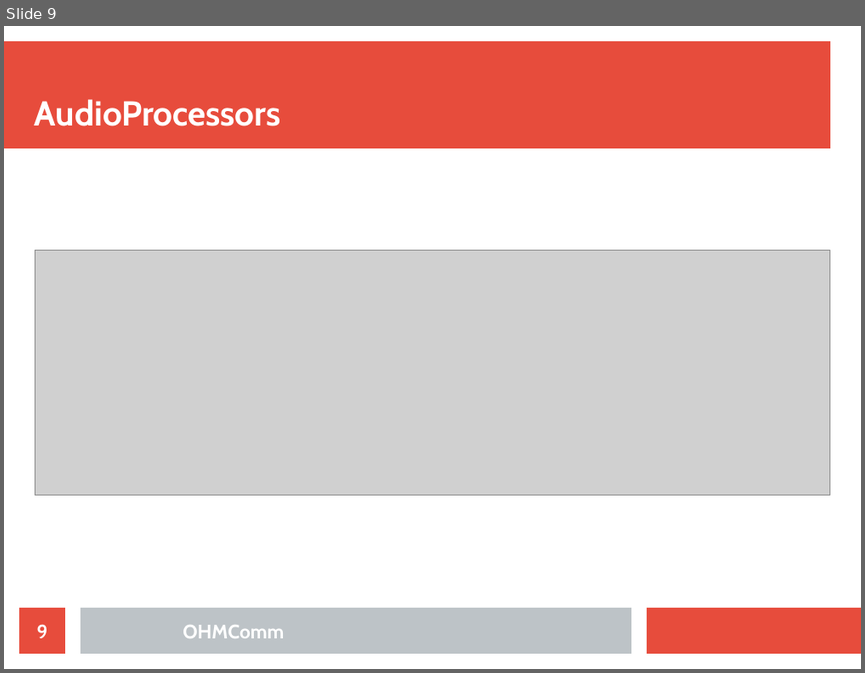
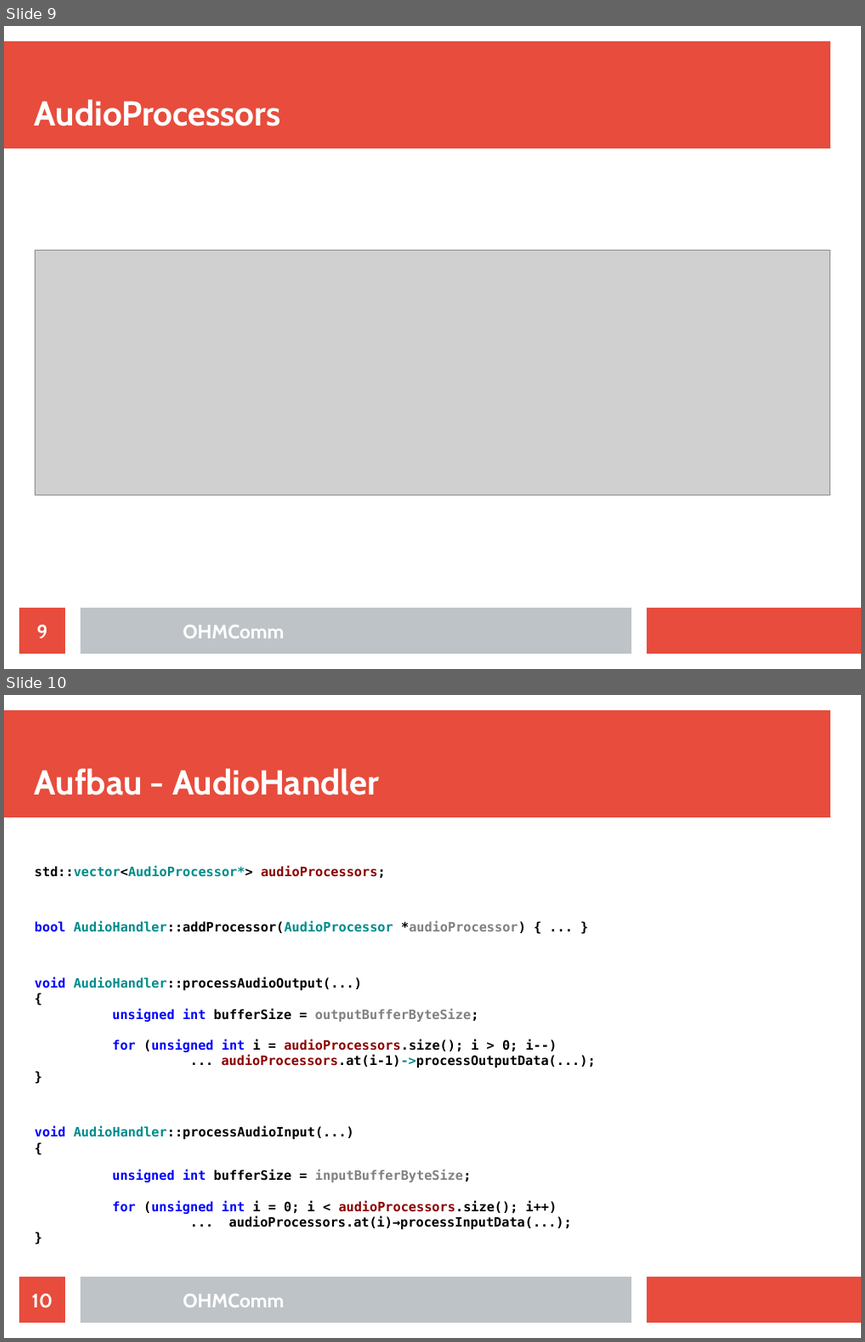
Before and after one commit to doe300/OHMComm, a slide deck: documents/OHMCommPres.odp. Shown one above the other, each under a label of ours: slide 9 before the commit, slides 9 and 10 after it. The pictures are 865x673 and 865x1342 pixels, drawn with LibreOffice and Linux fonts; fonts in the diff are those of the drawing; grey boxes stand for pictures. Boxes give left, top, right and bottom in pixels: in the first picture for what was removed or moved away, otherwise in the second. Text is boxed around its words. In the diff, an @@ line names an element or a change of style, - is before the commit and + after.

Commit message:
Updated Presentation

```diff
--- a/documents/OHMCommPres.odp
+++ b/documents/OHMCommPres.odp
@@ slide 10 added at box(4, 695, 861, 1338), background #FFFFFF; not listed: 3 template elements that a slide beside it also shows @@
@@ title added at box(35, 768, 379, 795), 32 pt, text #FFFFFF, bold @@
+Aufbau - AudioHandler
@@ text added at box(35, 865, 596, 1230), 12 pt, text #000000, bold @@
+std::vector<AudioProcessor*> audioProcessors;
+bool AudioHandler::addProcessor(AudioProcessor *audioProcessor) { ... }
+void AudioHandler::processAudioOutput(...)
+{
+unsigned int bufferSize = outputBufferByteSize;
+for (unsigned int i = audioProcessors.size(); i > 0; i--)
+... audioProcessors.at(i-1)->processOutputData(...);
+}
+void AudioHandler::processAudioInput(...)
+{
+unsigned int bufferSize = inputBufferByteSize;
+for (unsigned int i = 0; i < audioProcessors.size(); i++)
+... audioProcessors.at(i)→processInputData(...);
+}
@@ page number added at box(19, 1276, 65, 1322), fill #E74C3C, 18 pt, text #FFFFFF, bold @@
+10
@@ text added at box(182, 1293, 284, 1307), 18 pt, text #FFFFFF, bold @@
+OHMComm
```
